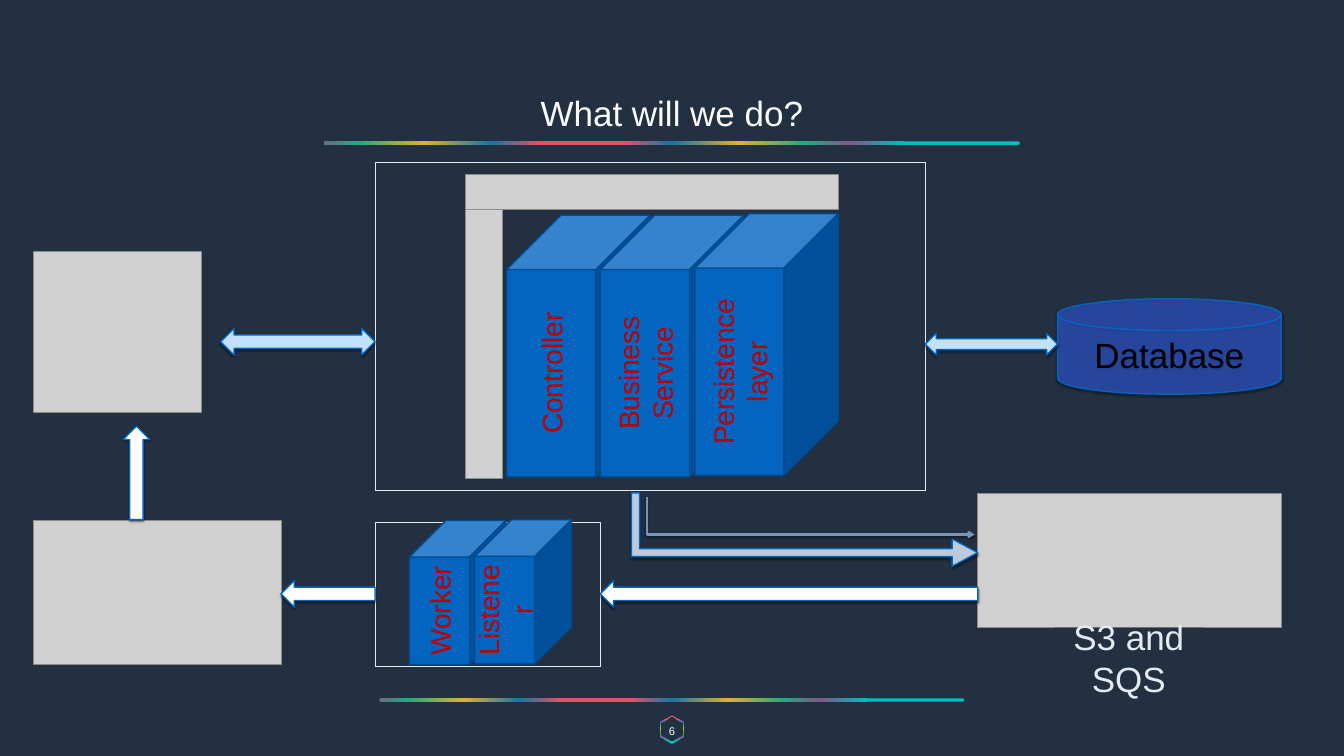
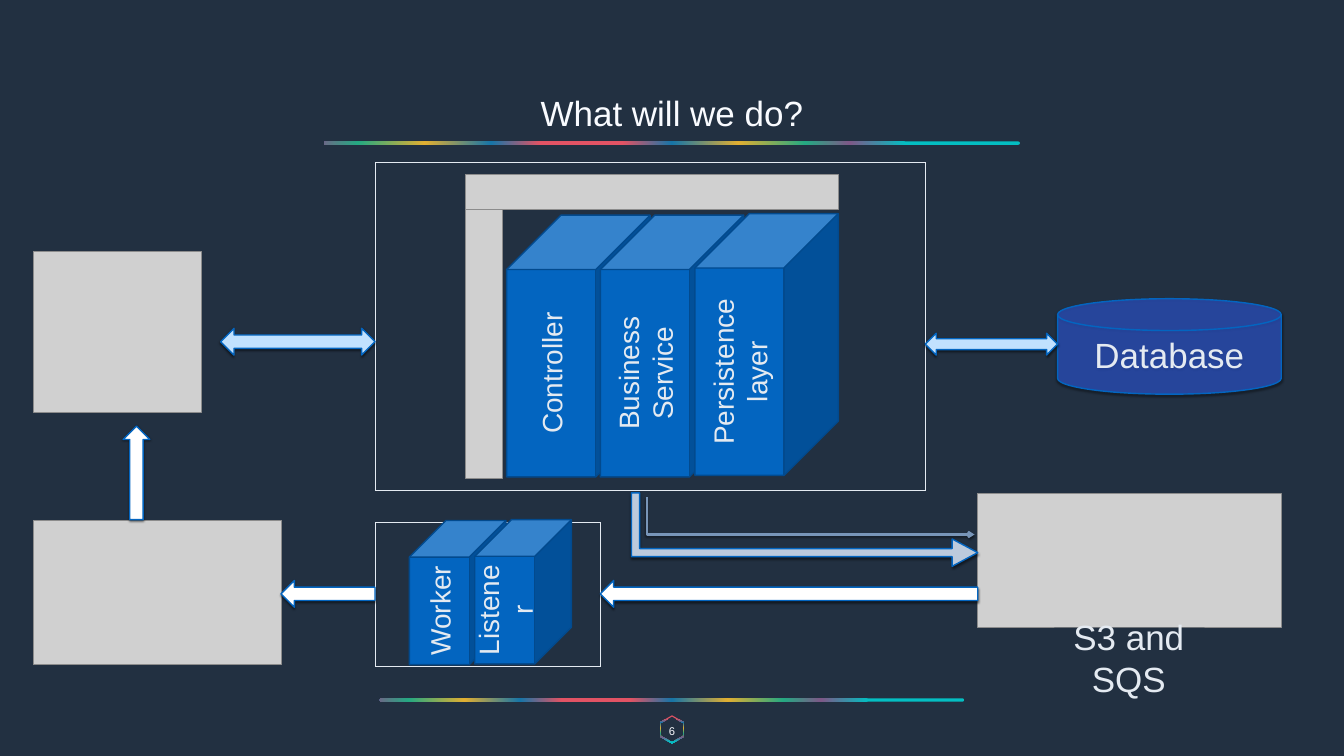
Before and after one commit to overtureLLC/java-spring-material, a slide deck: slide 6 of Warmup/warmup.pptx. Drawn at 1344x756 pixels with LibreOffice and Linux fonts; fonts in the diff are those of the drawing; grey boxes stand for pictures. Boxes give left, top, right and bottom in pixels: in the first picture for what was removed or moved away, otherwise in the second. Text is boxed around its words. In the diff, an @@ line names an element or a change of style, - is before the commit and + after.

```diff
--- a/Warmup/warmup.pptx
+++ b/Warmup/warmup.pptx
@@ cylinder "Database" at (x1=1057, y1=299, x2=1281, y2=394): text colour #000000 to #E4EAF1 @@
@@ text colour #C00000 to #E4EAF1 in 5 elements at (x1=506, y1=215, x2=650, y2=477), (x1=600, y1=215, x2=744, y2=477), (x1=695, y1=214, x2=839, y2=475), (x1=409, y1=521, x2=506, y2=665), (x1=475, y1=520, x2=571, y2=664) @@
```
Also in this commit, not shown: 15 other slides changed.
